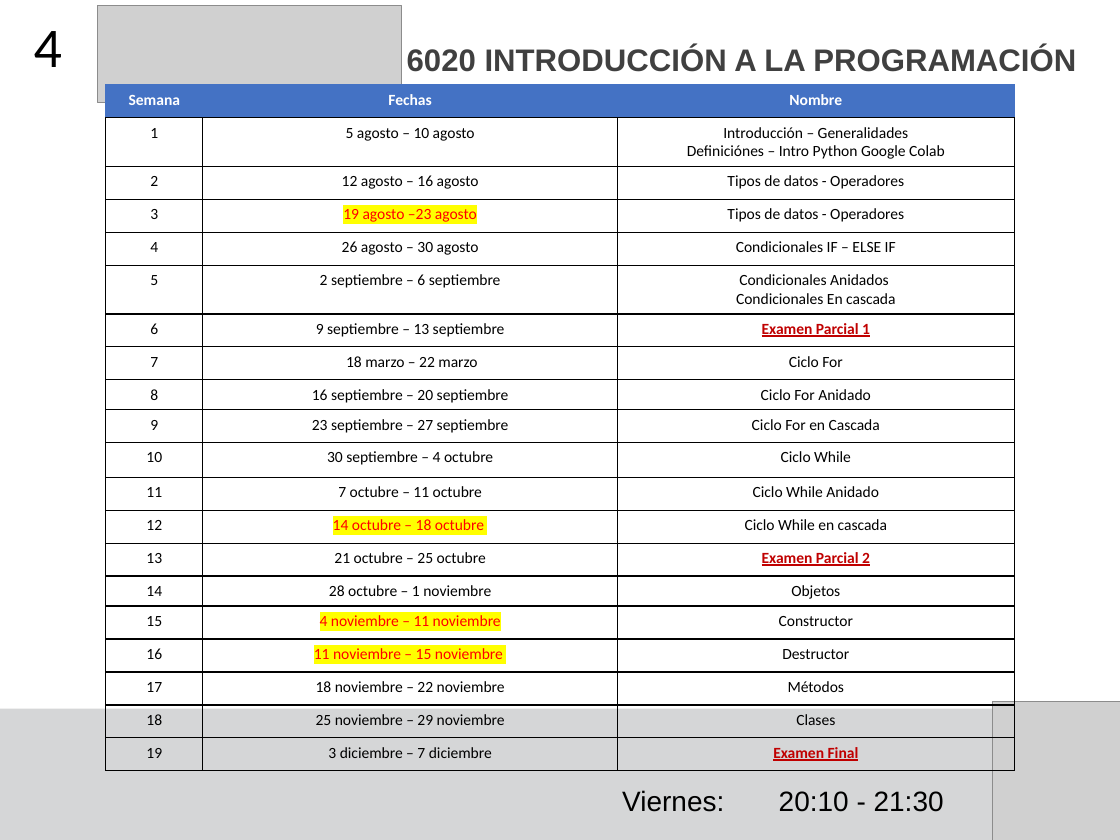
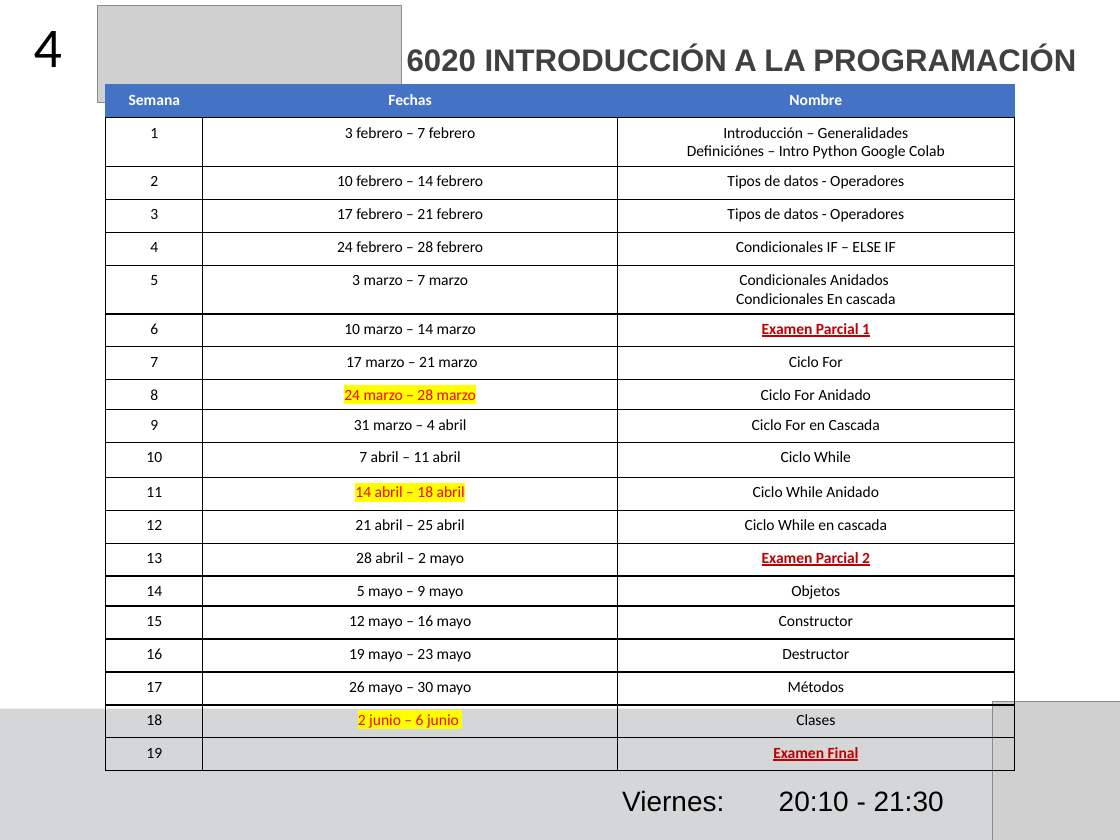
Before and after one commit to F4bian1012/Intro_Programacion, a slide deck: slide 4 of Sesion_0/Introducción.pptx. Drawn at 1120x840 pixels with LibreOffice and Linux fonts; fonts in the diff are those of the drawing; grey boxes stand for pictures. Boxes give left, top, right and bottom in pixels: in the first picture for what was removed or moved away, otherwise in the second. Text is boxed around its words. In the diff, an @@ line names an element or a change of style, - is before the commit and + after.

```diff
--- a/Sesion_0/Introducción.pptx
+++ b/Sesion_0/Introducción.pptx
@@ table at box(105, 85, 1014, 771) @@
-row 2, column 2: 5 agosto – 10 agosto
+row 2, column 2: 3 febrero – 7 febrero
-row 3, column 2: 12 agosto – 16 agosto
+row 3, column 2: 10 febrero – 14 febrero
-row 4, column 2: 19 agosto –23 agosto
+row 4, column 2: 17 febrero – 21 febrero
-row 5, column 2: 26 agosto – 30 agosto
+row 5, column 2: 24 febrero – 28 febrero
-row 6, column 2: 2 septiembre – 6 septiembre
+row 6, column 2: 3 marzo – 7 marzo
-row 7, column 2: 9 septiembre – 13 septiembre
+row 7, column 2: 10 marzo – 14 marzo
-row 8, column 2: 18 marzo – 22 marzo
+row 8, column 2: 17 marzo – 21 marzo
-row 9, column 2: 16 septiembre – 20 septiembre
+row 9, column 2: 24 marzo – 28 marzo
-row 10, column 2: 23 septiembre – 27 septiembre
+row 10, column 2: 31 marzo – 4 abril
-row 11, column 2: 30 septiembre – 4 octubre
+row 11, column 2: 7 abril – 11 abril
-row 12, column 2: 7 octubre – 11 octubre
+row 12, column 2: 14 abril – 18 abril
-row 13, column 2: 14 octubre – 18 octubre
+row 13, column 2: 21 abril – 25 abril
-row 14, column 2: 21 octubre – 25 octubre
+row 14, column 2: 28 abril – 2 mayo
-row 15, column 2: 28 octubre – 1 noviembre
+row 15, column 2: 5 mayo – 9 mayo
-row 16, column 2: 4 noviembre – 11 noviembre
+row 16, column 2: 12 mayo – 16 mayo
-row 17, column 2: 11 noviembre – 15 noviembre
+row 17, column 2: 19 mayo – 23 mayo
-row 18, column 2: 18 noviembre – 22 noviembre
+row 18, column 2: 26 mayo – 30 mayo
-row 19, column 2: 25 noviembre – 29 noviembre
+row 19, column 2: 2 junio – 6 junio
-row 20, column 2: 3 diciembre – 7 diciembre
+row 20, column 2: 
```
Also in this commit, not shown: 1 other slide changed, 16 other files.
